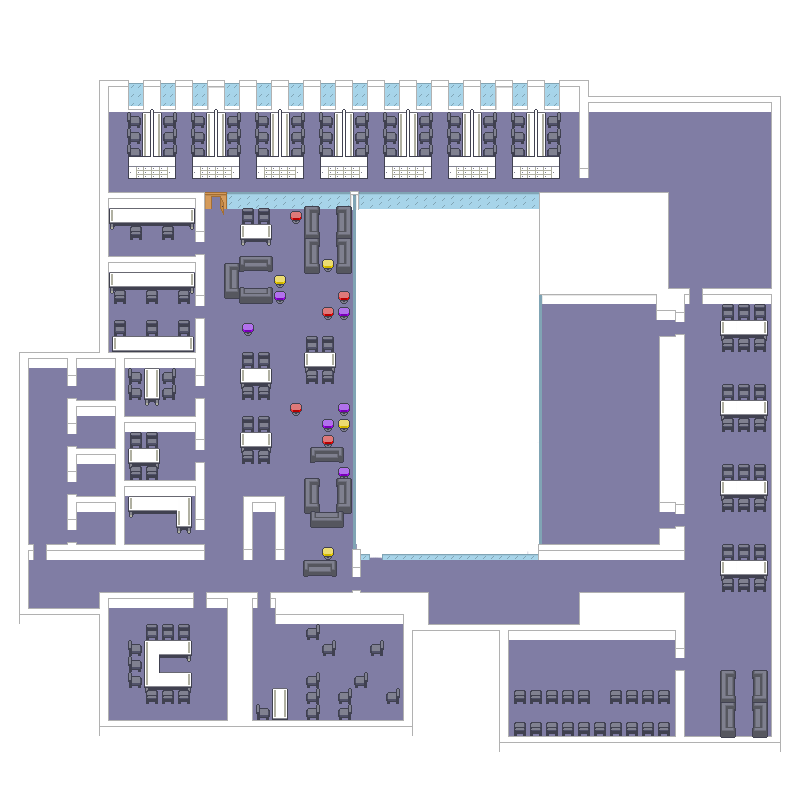
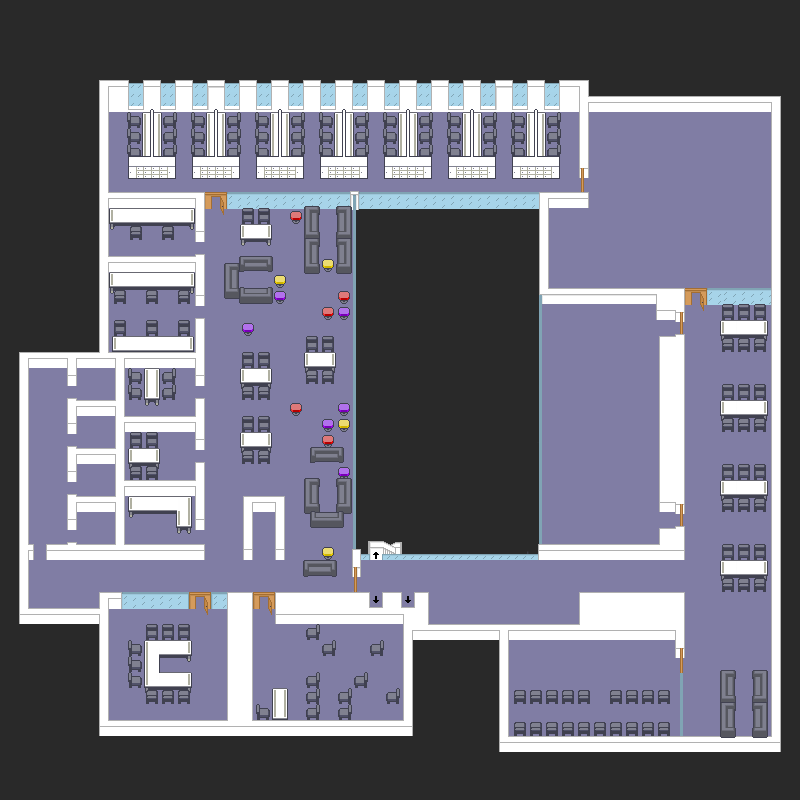
Layers edited between the first and the second 800px x 800px image:
painted on "Front" over (189, 168, 707, 673)
painted on "Walls" over (109, 192, 772, 737)
painted on "Floor" over (354, 544, 411, 603)
renamed "White" to "Background", showed it, painted on it over (0, 0, 800, 800)
